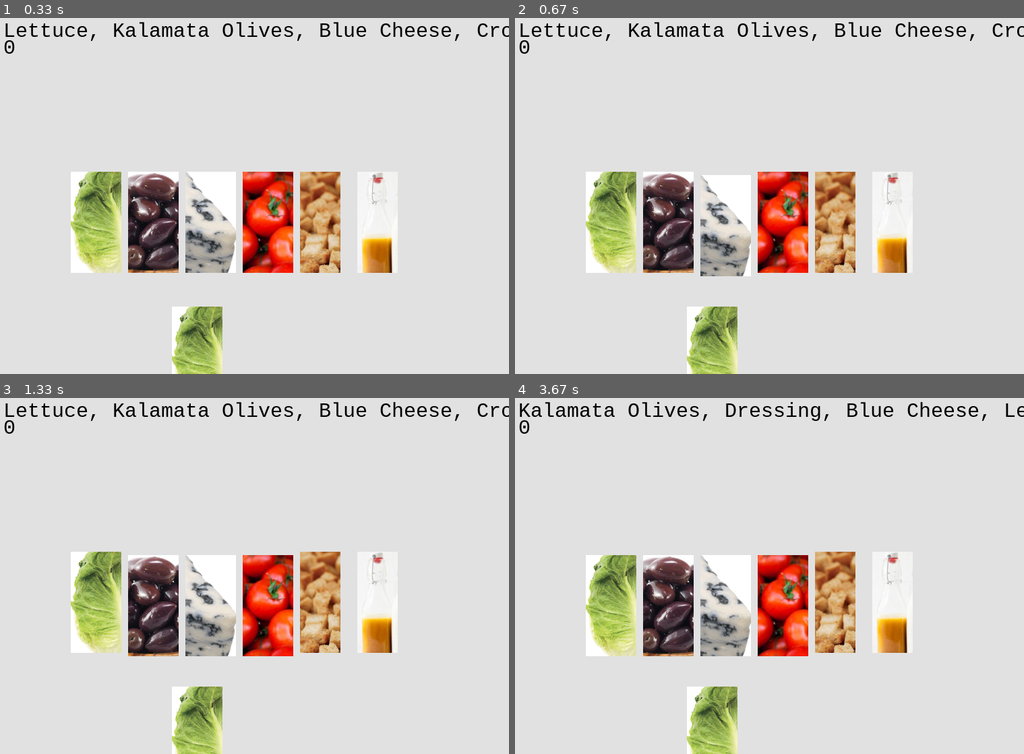
Above: before the commit, frames 1-4 (two rows, left to right).
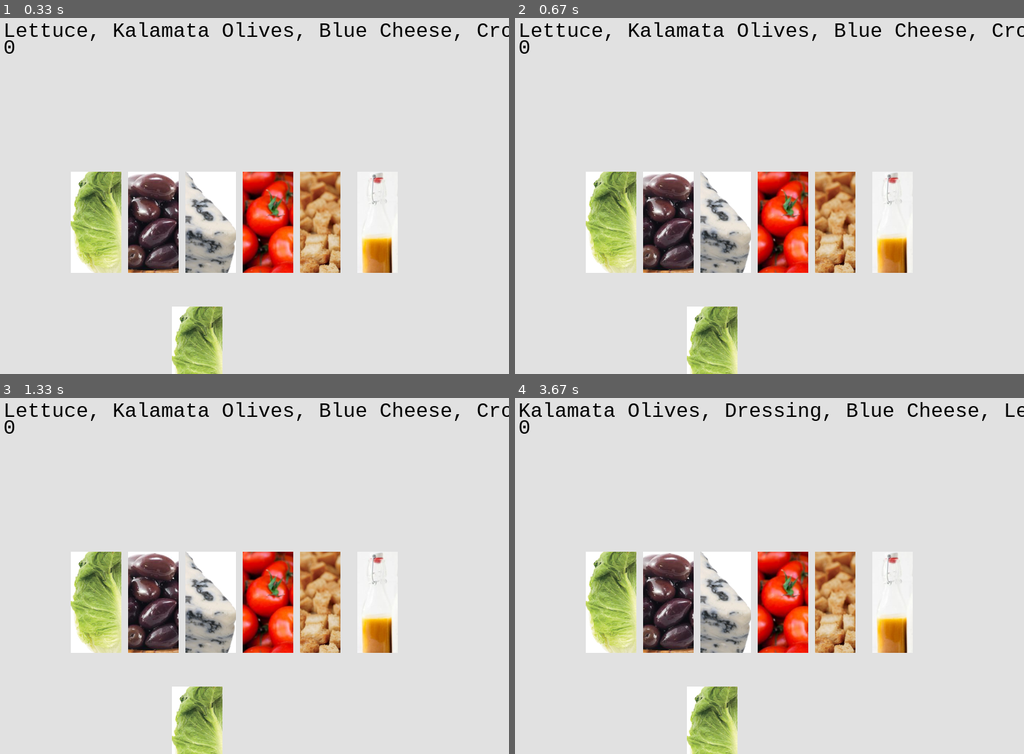
Above: after the commit, the same moments.

Repository: rfpoulos/order_up
Game: pygame game, started from my_pygame.py
Two runs of this game, one before a commit and one after it. Both use one fixed random seed, a clock stepped at 60 frames per second and the inputs below. The source is Python 2; it was converted automatically to run under Python 3.
Inputs (mouse positions are in pixels of both pictures, inside the frame that each line leads up to):
- Up to frame 1 (0.33 s): no input
- Up to frame 2 (0.67 s): click (744, 220) at 0.38 s
- Up to frame 3 (1.33 s): click (147, 647) at 0.77 s; click (264, 600) at 1.15 s
- Up to frame 4 (3.67 s): click (754, 711) at 2.18 s; move the mouse to (621, 647) at 3.08 s; click (621, 647) at 3.35 s

Frame 1 is identical in both runs. In frame 2, 1.1% of the frame differs, in the area x 36-47%, y 43-73%; in frame 3, 4.7%; in frame 4, 6.1%, in the area x 13-58%, y 43-73%.

Commit message:
working branch

Diff:
--- a/my_pygame.py
+++ b/my_pygame.py
@@ -89,7 +89,6 @@
             for button in list_of_ingredients:
                 if x >= button.xcoor and x <= button.xcoor + button.width and y >= button.ycoor and y <= button.ycoor + button.height:
                     bowl.add_ingredient(button)
-                    button.ycoor += 5
 
             if x >= order_up.xcoor and x <= order_up.xcoor + order_up.width and y >= order_up.ycoor and y <= order_up.ycoor + order_up.height:
                 if bowl.ingredients == bowl_key.ingredients:
